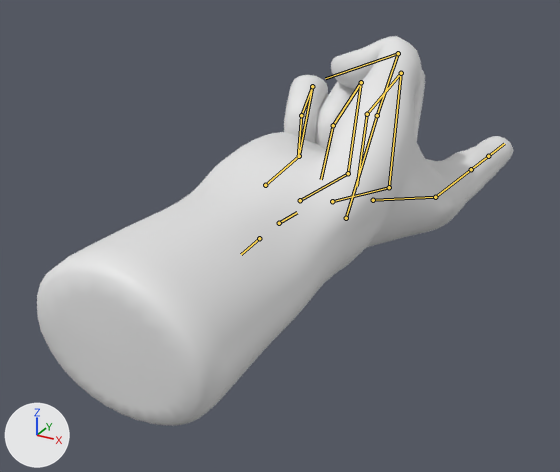
The glTF model assets/hand-model.glb, before and after one commit.
Rendered twice from a camera (50 mm lens) standing at (1.79, -1.94, 1.64) and looking at (-0.27, 1.79, -0.22). Lighting does not change. The marker at lower left points along +X, +Y and +Z. The older version comes first. Both versions are drawn at frame 1 of the action 'point'; the numbers are the values there. The bones that bend it are drawn over the model as lines.

Objects in the first picture: 'Hand  - Realistic'.
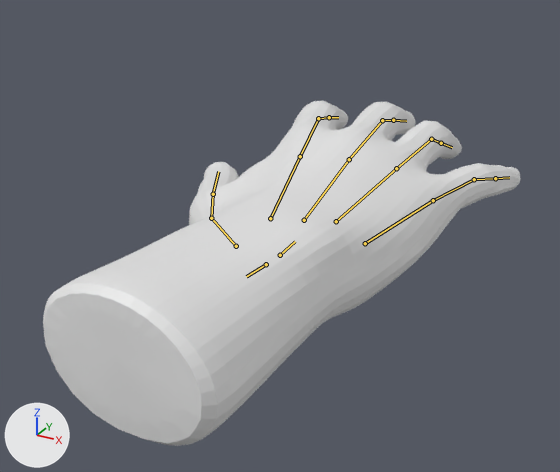
Edits to the scene script, one JSON object a line:
```json
{"block": "bone_rig_object", "where": "bone_rig_object = bpy.data.objects['HandRig']  # the whole rig 'HandRig'"}
{"op": "set", "path": "bone_rig_object.rotation_quaternion", "old": "(1.0, 0.0, 0.0, 0.0)", "new": "(0.0, 0.0, -1.0, 0.0)", "note": "degrees (0, 0, 0) -> degrees (0, -180, 0)"}
{"block": "bone_pinky_bone_base", "where": "bone_pinky_bone_base = bpy.data.objects['HandRig'].pose.bones['pinky-bone-base']  # child of 'pinky-bone-palm'"}
{"op": "set", "path": "bone_pinky_bone_base.rotation_quaternion", "old": "(0.673, 0.734, 0.064, -0.059)", "new": "(1.0, 0.0, 0.0, 0.0)", "note": "degrees (95, 10, 1) -> degrees (0, 0, 0)"}
{"block": "bone_pinky_bone_mid", "where": "bone_pinky_bone_mid = bpy.data.objects['HandRig'].pose.bones['pinky-bone-mid']  # child of 'pinky-bone-base'"}
{"op": "set", "path": "bone_pinky_bone_mid.rotation_quaternion", "old": "(0.643, 0.766, 0.0, 0.0)", "new": "(1.0, 0.0, 0.0, 0.0)", "note": "degrees (100, 0, 0) -> degrees (0, 0, 0)"}
{"block": "bone_pinky_bone_tip", "where": "bone_pinky_bone_tip = bpy.data.objects['HandRig'].pose.bones['pinky-bone-tip']  # child of 'pinky-bone-mid'"}
{"op": "set", "path": "bone_pinky_bone_tip.rotation_quaternion", "old": "(0.843, 0.537, 0.0, 0.0)", "new": "(1.0, 0.0, 0.0, 0.0)", "note": "degrees (65, 0, 0) -> degrees (0, 0, 0)"}
{"block": "bone_ring_bone_base", "where": "bone_ring_bone_base = bpy.data.objects['HandRig'].pose.bones['ring-bone-base']  # child of 'ring-bone-palm'"}
{"op": "set", "path": "bone_ring_bone_base.rotation_quaternion", "old": "(0.694, 0.719, 0.031, -0.03)", "new": "(1.0, 0.0, 0.0, 0.0)", "note": "degrees (92, 5, 0) -> degrees (0, 0, 0)"}
{"block": "bone_ring_bone_mid", "where": "bone_ring_bone_mid = bpy.data.objects['HandRig'].pose.bones['ring-bone-mid']  # child of 'ring-bone-base'"}
{"op": "set", "path": "bone_ring_bone_mid.rotation_quaternion", "old": "(0.643, 0.766, 0.0, 0.0)", "new": "(1.0, 0.0, 0.0, 0.0)", "note": "degrees (100, 0, 0) -> degrees (0, 0, 0)"}
{"block": "bone_ring_bone_tip", "where": "bone_ring_bone_tip = bpy.data.objects['HandRig'].pose.bones['ring-bone-tip']  # child of 'ring-bone-mid'"}
{"op": "set", "path": "bone_ring_bone_tip.rotation_quaternion", "old": "(0.843, 0.537, 0.0, 0.0)", "new": "(1.0, 0.0, 0.0, 0.0)", "note": "degrees (65, 0, 0) -> degrees (0, 0, 0)"}
{"block": "bone_middle_bone_base", "where": "bone_middle_bone_base = bpy.data.objects['HandRig'].pose.bones['middle-bone-base']  # child of 'middle-bone-palm'"}
{"op": "set", "path": "bone_middle_bone_base.rotation_quaternion", "old": "(0.719, 0.695, 0.0, 0.0)", "new": "(1.0, 0.0, 0.0, 0.0)", "note": "degrees (88, 0, 0) -> degrees (0, 0, 0)"}
{"block": "bone_middle_bone_mid", "where": "bone_middle_bone_mid = bpy.data.objects['HandRig'].pose.bones['middle-bone-mid']  # child of 'middle-bone-base'"}
{"op": "set", "path": "bone_middle_bone_mid.rotation_quaternion", "old": "(0.643, 0.766, 0.0, 0.0)", "new": "(1.0, 0.0, 0.0, 0.0)", "note": "degrees (100, 0, 0) -> degrees (0, 0, 0)"}
{"block": "bone_middle_bone_tip", "where": "bone_middle_bone_tip = bpy.data.objects['HandRig'].pose.bones['middle-bone-tip']  # child of 'middle-bone-mid'"}
{"op": "set", "path": "bone_middle_bone_tip.rotation_quaternion", "old": "(0.843, 0.537, 0.0, 0.0)", "new": "(1.0, 0.0, 0.0, 0.0)", "note": "degrees (65, 0, 0) -> degrees (0, 0, 0)"}
{"block": "bone_index_bone_base", "where": "bone_index_bone_base = bpy.data.objects['HandRig'].pose.bones['index-bone-base']  # child of 'index-bone-palm'"}
{"op": "set", "path": "bone_index_bone_base.rotation_quaternion", "old": "(0.992, 0.062, 0.0, 0.107)", "new": "(1.0, 0.0, 0.0, 0.0)", "note": "degrees (7, -1, 12) -> degrees (0, 0, 0)"}
{"block": "bone_index_bone_mid", "where": "bone_index_bone_mid = bpy.data.objects['HandRig'].pose.bones['index-bone-mid']  # child of 'index-bone-base'"}
{"op": "set", "path": "bone_index_bone_mid.rotation_quaternion", "old": "(0.983, -0.182, 0.0, -0.003)", "new": "(1.0, 0.0, 0.0, 0.0)", "note": "degrees (-21, 0, 0) -> degrees (0, 0, 0)"}
{"block": "bone_thumb_bone_palm", "where": "bone_thumb_bone_palm = bpy.data.objects['HandRig'].pose.bones['thumb-bone-palm']  # child of 'wrist'"}
{"op": "set", "path": "bone_thumb_bone_palm.rotation_quaternion", "old": "(0.791, 0.452, -0.375, 0.173)", "new": "(1.0, 0.0, 0.0, 0.0)", "note": "degrees (62, -49, -6) -> degrees (0, 0, 0)"}
{"block": "bone_thumb_bone_base", "where": "bone_thumb_bone_base = bpy.data.objects['HandRig'].pose.bones['thumb-bone-base']  # child of 'thumb-bone-palm'"}
{"op": "set", "path": "bone_thumb_bone_base.rotation_quaternion", "old": "(1.0, 0.026, 0.0, 0.0)", "new": "(1.0, 0.0, 0.0, 0.0)", "note": "degrees (3, 0, 0) -> degrees (0, 0, 0)"}
{"block": "bone_thumb_bone_tip", "where": "bone_thumb_bone_tip = bpy.data.objects['HandRig'].pose.bones['thumb-bone-tip']  # child of 'thumb-bone-base'"}
{"op": "set", "path": "bone_thumb_bone_tip.rotation_quaternion", "old": "(0.737, 0.676, 0.0, 0.0)", "new": "(1.0, 0.0, 0.0, 0.0)", "note": "degrees (85, 0, 0) -> degrees (0, 0, 0)"}
{"block": "bone_thumb_bone_twist", "where": "bone_thumb_bone_twist = bpy.data.objects['HandRig'].pose.bones['thumb-bone-twist']  # child of 'wrist'"}
{"op": "set", "path": "bone_thumb_bone_twist.rotation_quaternion", "old": "(0.866, 0.382, -0.13, 0.297)", "new": "(1.0, 0.0, 0.0, 0.0)", "note": "degrees (41, -27, 28) -> degrees (0, 0, 0)"}
```

Pixel boxes (x1, y1, x2, y2) of what changed, in the pictures (560 x 472 px):
```json
{"object": "Hand  - Realistic", "change": "posed", "before": [37, 36, 513, 426], "after": [43, 101, 520, 446], "on screen": "12% shorter"}
{"bone": "pinky-bone-base", "before": "(299, 156) to (312, 86)", "after": "(433, 200) to (474, 179)"}
{"bone": "pinky-bone-mid", "before": "(312, 86) to (301, 115)", "after": "(474, 179) to (495, 178)"}
{"bone": "pinky-bone-tip", "before": "(301, 115) to (298, 157)", "after": "(495, 178) to (509, 177)"}
{"bone": "ring-bone-base", "before": "(348, 173) to (361, 82)", "after": "(396, 168) to (431, 139)"}
{"bone": "ring-bone-mid", "before": "(361, 82) to (333, 125)", "after": "(431, 139) to (441, 143)"}
{"bone": "ring-bone-tip", "before": "(333, 125) to (321, 179)", "after": "(441, 143) to (452, 147)"}
{"bone": "middle-bone-base", "before": "(389, 187) to (401, 73)", "after": "(349, 159) to (382, 120)"}
{"bone": "middle-bone-mid", "before": "(401, 73) to (367, 114)", "after": "(382, 120) to (393, 120)"}
{"bone": "middle-bone-tip", "before": "(367, 114) to (357, 186)", "after": "(393, 120) to (406, 121)"}
{"bone": "index-bone-base", "before": "(435, 197) to (471, 169)", "after": "(300, 156) to (318, 118)"}
{"bone": "index-bone-mid", "before": "(471, 169) to (488, 156)", "after": "(318, 118) to (329, 117)"}
{"bone": "thumb-bone-palm", "before": "(346, 218) to (377, 115)", "after": "(236, 246) to (211, 218)"}
{"bone": "thumb-bone-base", "before": "(377, 115) to (398, 53)", "after": "(211, 218) to (213, 194)"}
{"bone": "thumb-bone-tip", "before": "(398, 53) to (325, 78)", "after": "(213, 194) to (218, 171)"}
{"bone": "thumb-bone-twist", "before": "(346, 218) to (355, 187)", "after": "(236, 246) to (228, 237)"}
```
